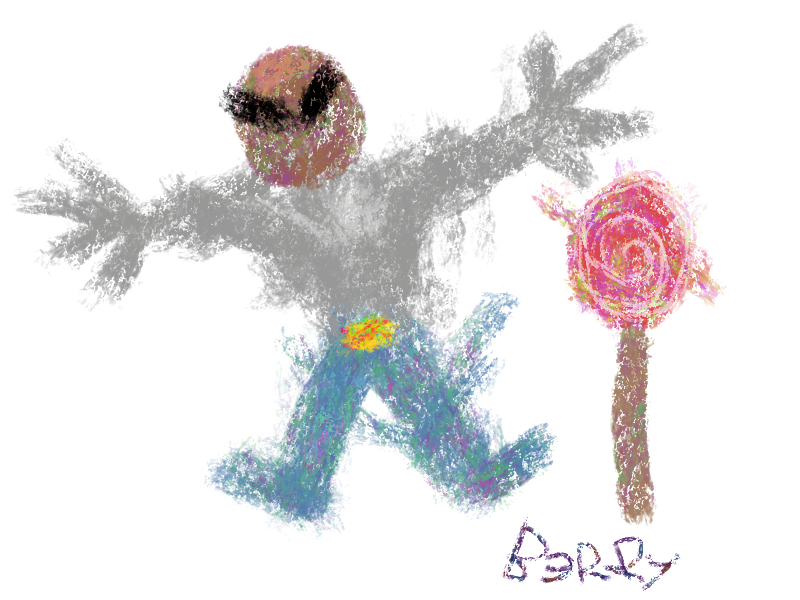
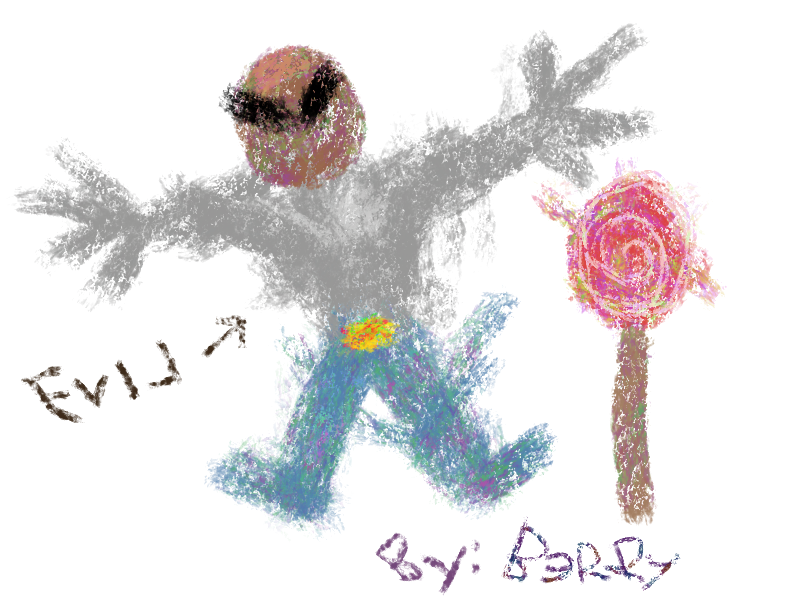
Layered file, before and after one edit (800 x 600). Changes by layer:
painted on "Paint Layer 1" over 21, 315, 481, 596
